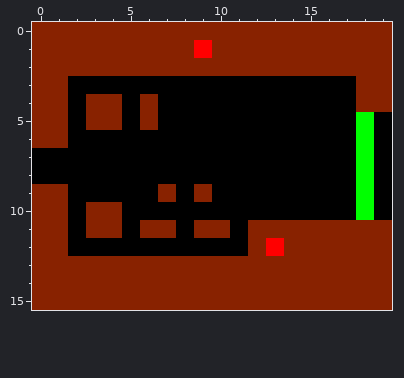
Two versions of one pixel-art sprite, src/assets/stage-1.png. The picture above was drawn from the file before the commit.
The file is 20x16 pixels.
New version:
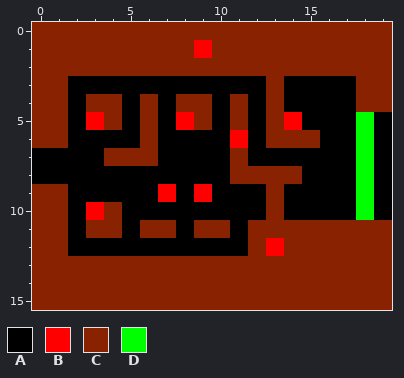
Palette (. is transparent): A #000000  B #ff0000  C #882200  D #00ff00
Changes in this commit:
The author changed colour A to colour B in row 5 at x 8 and 14; in row 6 at x 11.
The author changed colour C to colour B in row 5 at x 3; in row 9 at x 7 and 9; in row 10 at x 3.
The author changed colour A to colour C in row 3 at x 13; in row 4 at x 8 to 9, 11 and 13; in row 5 at x 9, 11 and 13; in row 6 at x 6 and 13 to 15; in row 7 at x 4 to 6 and 11; in row 8 at x 11 to 14.
The author changed colour A to colour C in rows 9 to 10 at x 13.
